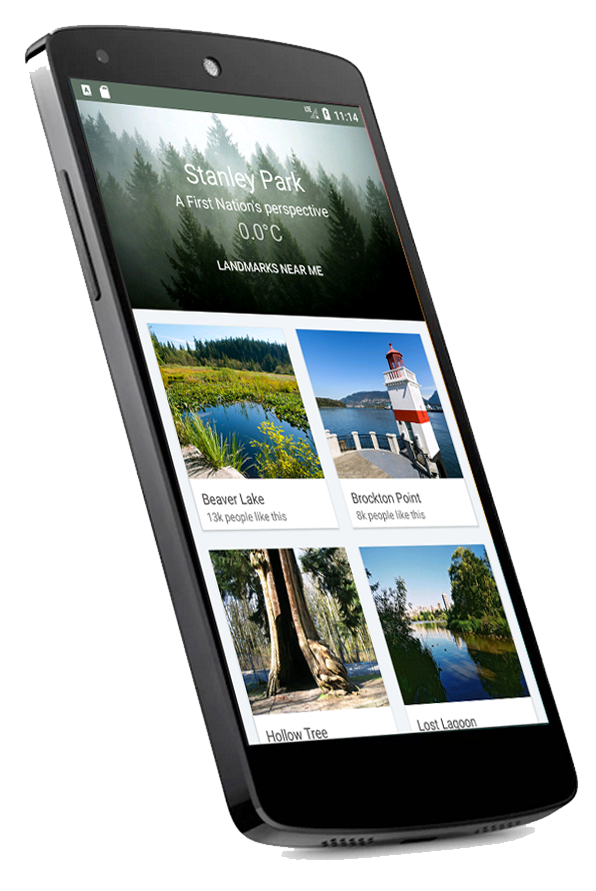
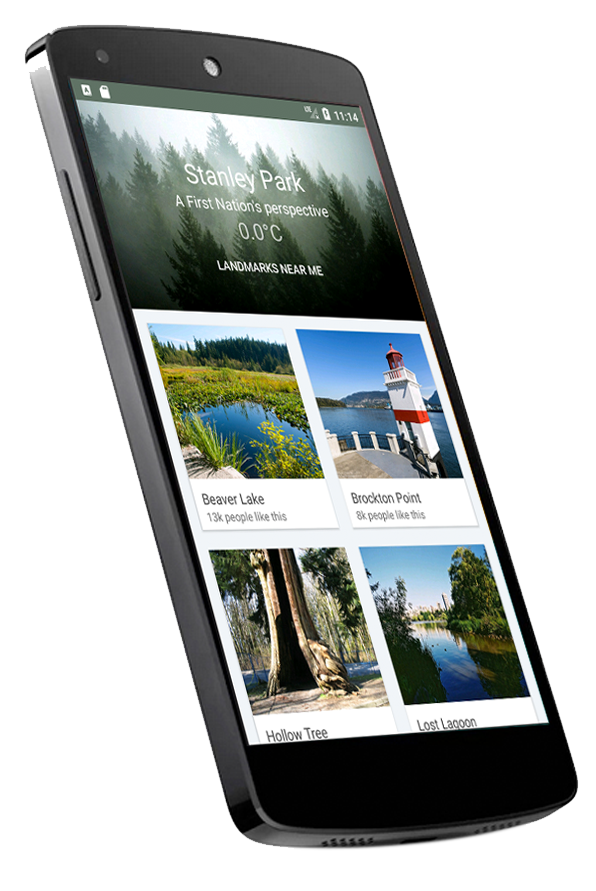
Two versions of the same layered image (596x891). Layer-by-layer changes:
painted on "Layer 3" over 280, 821, 535, 860
